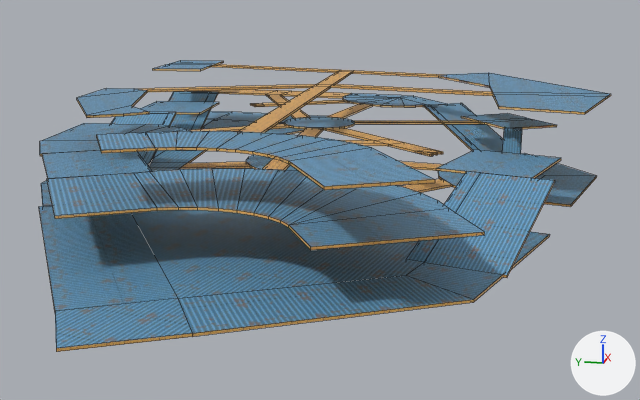
One commit to the FBX model Assets/Models/GrandCanyon/grandcanyon_blending.fbx: the scene before it, then after it.
Camera for both pictures: a camera (50 mm lens) standing at (-168.9, -36.4, 96.9) and looking at (-8.0, -4.3, 56.7). The axes (+X, +Y, +Z) are drawn at lower right. The lights are the same throughout. Mesh edges are drawn as thin lines. Where no turn or scale is listed for an object, it has been applied to the vertices.

The first picture shows 'Layer2.001', 'layer1', 'layer3_2'.
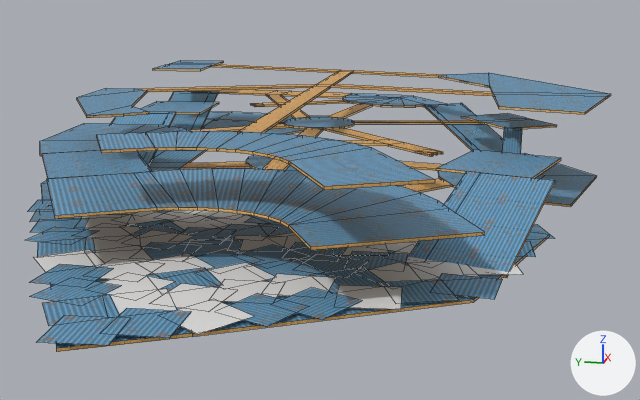
Changed parts and their boxes [x1, y1, x2, y2] in the pictures (640 x 400 px):
'Plane', added
    after: [26, 200, 554, 345]
    faces in mat_restenavbanen (picture img_metalsheet_png): [26, 200, 554, 345]
    faces in mat_metalrød (white #e7e7e7): [34, 211, 523, 334]
    faces in mat_greymetal (white #e7e7e7): [82, 210, 480, 317]
'layer1', unchanged, covered by the edit
    before: [39, 91, 597, 352]
    after: [41, 91, 597, 352]

Patch to the scene script:
```diff
--- a/Assets/Models/GrandCanyon/grandcanyon_blending.fbx.py
+++ b/Assets/Models/GrandCanyon/grandcanyon_blending.fbx.py
@@ mat_greymetal @@
+mat_greymetal = principled_material('greymetal')
+mat_greymetal.base_color = (0.8, 0.8, 0.8)  # white #e7e7e7
@@ mat_metalrød @@
+mat_metalrød = principled_material('metalrød')
+mat_metalrød.base_color = (0.8, 0.8, 0.8)  # white #e7e7e7
@@ me_plane_002 @@
+me_plane_002.from_pydata(...)  # 340 vertices, 85 faces; spans x -4.2..68.8, y -51.4..34.6, z -0.5..0.0
+# faces by material slot: [47, 22, 16]
+me_plane_002.materials.append(mat_restenavbanen)  # picture img_metalsheet_png
+me_plane_002.materials.append(mat_metalrød)  # white #e7e7e7
+me_plane_002.materials.append(mat_greymetal)  # white #e7e7e7
@@ ob_plane @@
+ob_plane = bpy.data.objects.new('Plane', me_plane_002)
+ob_plane.location = (-86.3, 5.7, 60.8)
```
